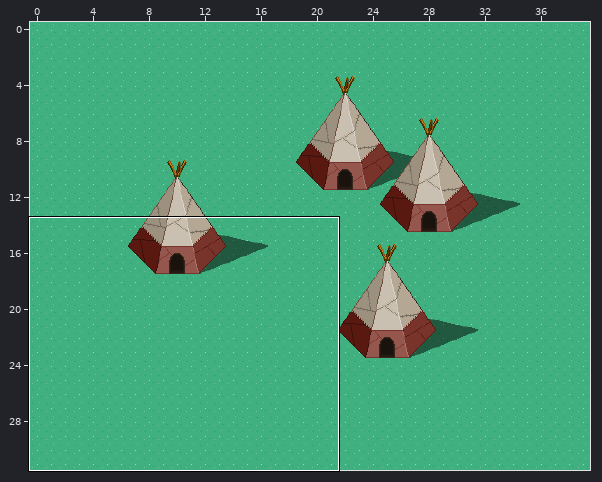
An edit to a level. Tiled map, FriendsWithMonsters/android/assets/tilemaps/13.tmx. Above, an overview of the earlier version with the close-up marked.
Close-up. Before the commit:
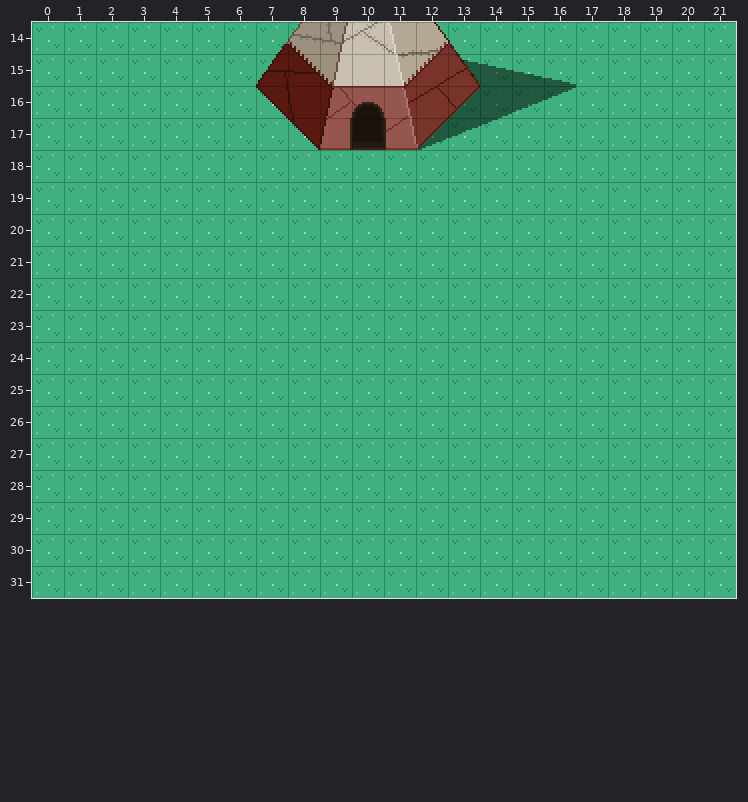
Cells are 16x16 px. Shown: x 0..21, y 14..31. The commit also changed other parts of the map, which this record leaves out. Tiles whose own drawing changed are shown in their newer look in all pictures.
The result:
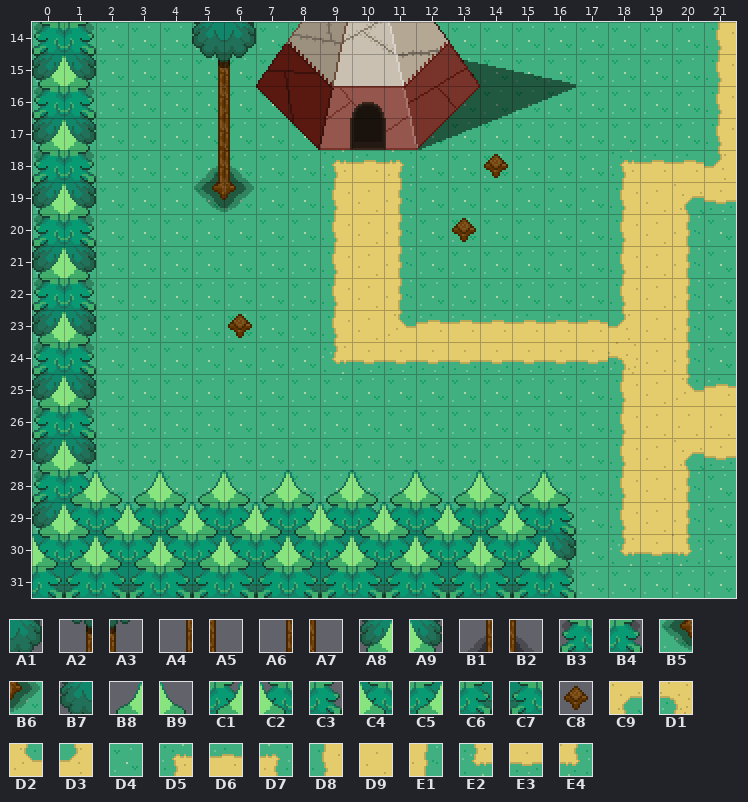
Key: from "limbusdev_world": A1 2501, A2 2564, A3 2565, A4 2628, A5 2629, A6 2692, A7 2693, A8 2752, A9 2753, B1 2756, B2 2757, B3 2816, B4 2817, B5 2820, B6 2821, B7 2880, B8 2884, B9 2885, C1 2949, C2 2950, C3 2951, C4 3013, C5 3014, C6 3077, C7 3078, C8 3264, C9 3712, D1 3713, D2 3776, D3 3777, D4 3779, D5 3909, D6 3910, D7 3911, D8 3973, D9 3974, E1 3975, E2 4037, E3 4038, E4 4039.
__ is an empty cell.
See-through tiles are keyed as they look on the map.
Changes in this commit:
Layer "ground1":
Tile D4 becomes tile C9 in row 19 at x 20; in row 27 at x 20.
Tile D4 becomes tile D1 in row 24 at x 18.
Tile D4 becomes tile D2 in row 23 at x 11; in row 25 at x 20.
Tile D4 becomes tile D3 in row 18 at x 21; in row 23 at x 18.
Tile D4 becomes tile D5 in row 18 at x 9 and 18.
Tile D4 becomes tile D6 in row 18 at x 10 and 19 to 20; in row 23 at x 12 to 17; in row 25 at x 21.
Tile D4 becomes tile D7 in row 18 at x 11.
Tile D4 becomes tile D8 in rows 14 to 17 at x 21; in rows 19 to 22 at x 9 and 18; in row 23 at x 9; in rows 25 to 29 at x 18.
Tile D4 becomes tile D9 in rows 19 to 23 at x 10 and 19; in rows 24 to 25 at x 19; in row 26 at x 19 to 21; in rows 27 to 29 at x 19.
Tile D4 becomes tile E1 in row 19 at x 11; in rows 20 to 22 at x 11 and 20; in rows 23 to 24 at x 20; in rows 28 to 29 at x 20.
Tile D4 becomes tile E2 in row 24 at x 9; in row 30 at x 18.
Tile D4 becomes tile E3 in row 19 at x 21; in row 24 at x 10 to 17; in row 27 at x 21; in row 30 at x 19.
Tile D4 becomes tile E4 in row 30 at x 20.
Layer "walls1":
The author put tile A8 in row 15 at x 0; in row 17 at x 0; in row 19 at x 0; in row 21 at x 0; in row 23 at x 0; in row 25 at x 0.
The author put tile A8 in row 27 at x 0; in row 29 at x 0.
The author put tile A9 in row 15 at x 1; in row 17 at x 1; in row 19 at x 1; in row 21 at x 1; in row 23 at x 1; in row 25 at x 1.
The author put tile A9 in row 27 at x 1; in row 30 at x 16.
The author put tile B1 in row 18 at x 5.
The author put tile B2 in row 18 at x 6.
The author put tile B3 in row 14 at x 0; in row 16 at x 0; in row 18 at x 0; in row 20 at x 0; in row 22 at x 0; in row 24 at x 0.
The author put tile B3 in row 26 at x 0; in row 28 at x 0.
The author put tile B4 in row 14 at x 1; in row 16 at x 1; in row 18 at x 1; in row 20 at x 1; in row 22 at x 1; in row 24 at x 1.
The author put tile B4 in row 26 at x 1; in row 31 at x 16.
The author put tile B5 in row 19 at x 5.
The author put tile B6 in row 19 at x 6.
The author put tile C1 in row 28 at x 1.
The author put tile C4 in row 29 at x 1; in row 30 at x 0, 2, 4, 6, 8, 10, 12 and 14.
The author put tile C5 in row 30 at x 1, 3, 5, 7, 9, 11, 13 and 15.
The author put tile C6 in row 31 at x 0, 2, 4, 6, 8, 10, 12 and 14.
The author put tile C7 in row 31 at x 1, 3, 5, 7, 9, 11, 13 and 15.
The author put tile C8 in row 18 at x 14; in row 20 at x 13; in row 23 at x 6.
Layer "tops1":
The author put tile A1 in row 14 at x 6.
The author put tile A2 in row 15 at x 5.
The author put tile A3 in row 15 at x 6.
The author put tile A4 in row 16 at x 5.
The author put tile A5 in row 16 at x 6.
The author put tile A6 in row 17 at x 5.
The author put tile A7 in row 17 at x 6.
The author put tile B7 in row 14 at x 5.
The author put tile B8 in row 28 at x 3, 5, 7, 9, 11, 13 and 15.
The author put tile B9 in row 28 at x 2, 4, 6, 8, 10, 12, 14 and 16.
The author put tile C1 in row 29 at x 2, 4, 6, 8, 10, 12 and 14.
The author put tile C2 in row 29 at x 3, 5, 7, 9, 11, 13 and 15.
The author put tile C3 in row 29 at x 16.
